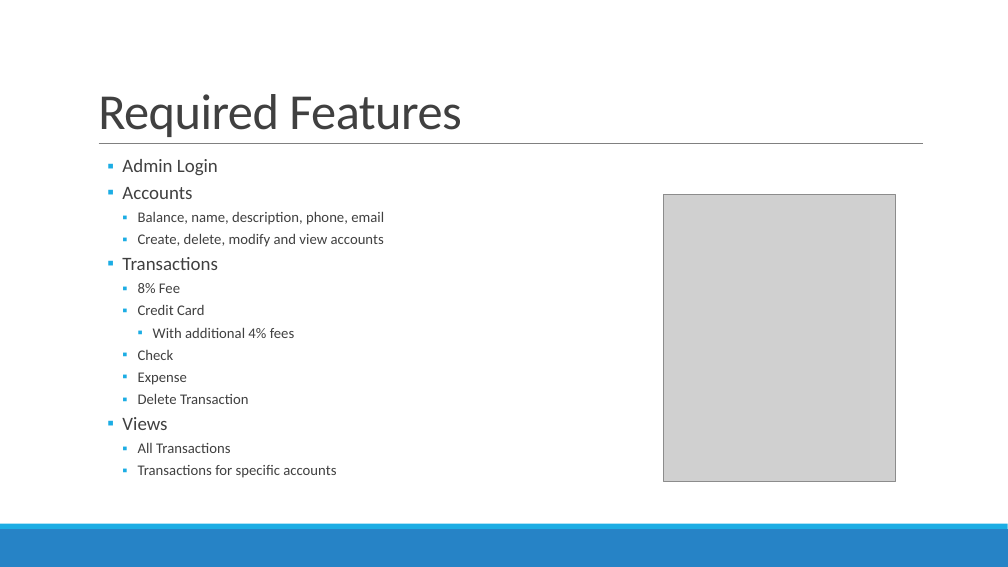
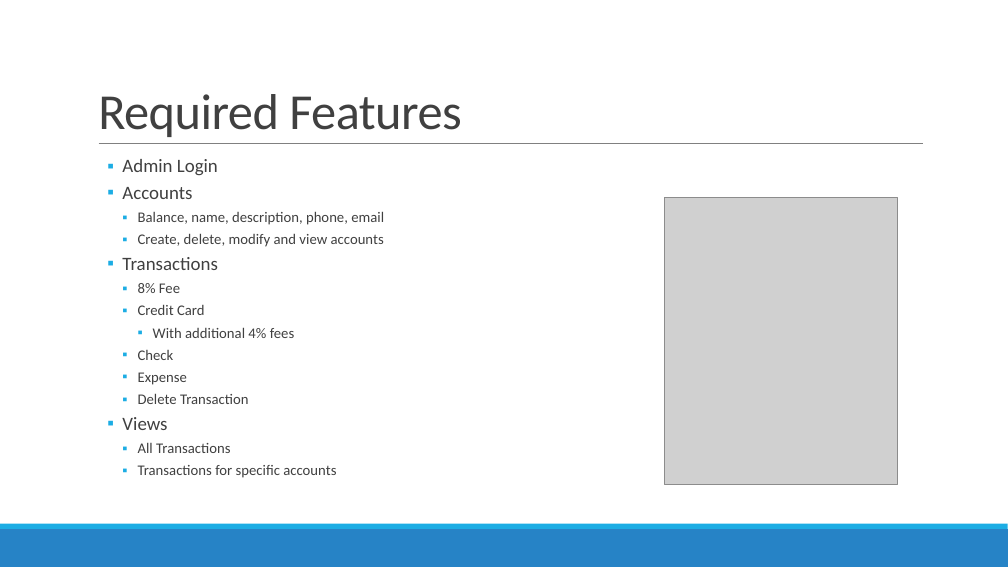
Before and after one commit to CEFSTUDIO/Clever323, a slide deck: slide 2 of Presentations/FinalPresentation.pptx. Drawn at 1008x567 pixels with LibreOffice and Linux fonts; fonts in the diff are those of the drawing; grey boxes stand for pictures. Boxes give left, top, right and bottom in pixels: in the first picture for what was removed or moved away, otherwise in the second. Text is boxed around its words. In the diff, an @@ line names an element or a change of style, - is before the commit and + after.

```diff
--- a/Presentations/FinalPresentation.pptx
+++ b/Presentations/FinalPresentation.pptx
@@ picture: place and size @@
-picture at (664, 194, 896, 482)
+picture at (665, 198, 897, 485)
```
Also in this commit, not shown: 1 slide added, 2 slides removed.
